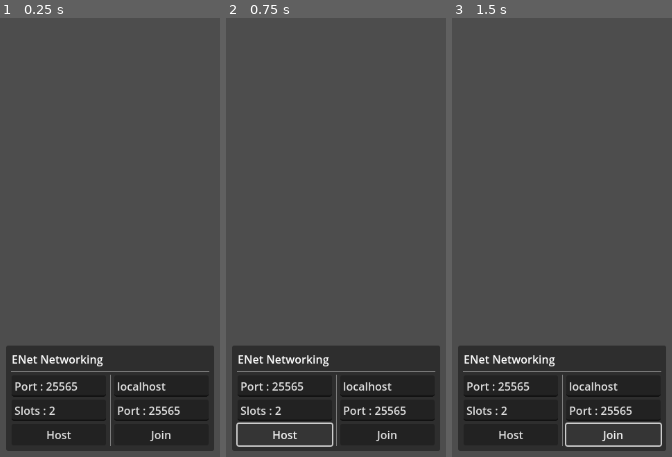
Above: before the commit, frames 1-3 (left to right).
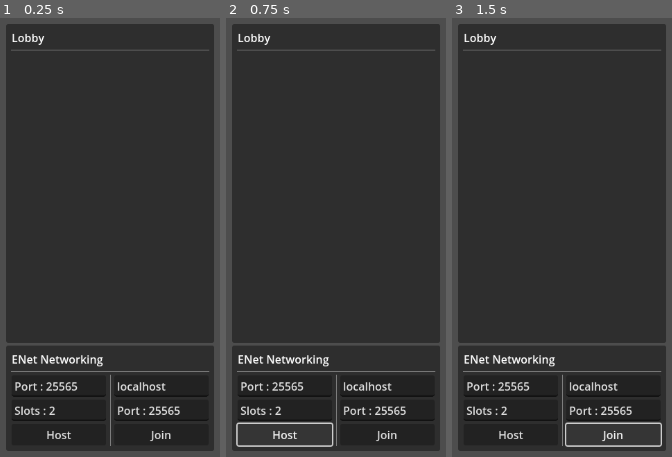
Above: after the commit, the same moments.

Repository: C12-H22-O11/sandbox_study
Game: Godot game, scene res://main.tscn
The game is run twice, just before and just after one commit, with the same random seed, the same clock (stepped at 60 frames per second) and the same inputs.
Inputs:
- Up to frame 1 (0.25 s): no input
- Up to frame 2 (0.75 s): click "Host" at 0.5 s
- Up to frame 3 (1.5 s): click "Join" at 1.25 s

The runs differ from the first frame. In frame 1, 68% of the frame differs, in the area x 2-98%, y 1-75%; in frame 2, 68%; in frame 3, 68%.
Error in both runs: Assertion failed: Could not host ENet lobby (res://autoloads/e_net_network.gd:17)

Commit message:
Added Lobby UI, refactor of lobby signals to simplify propagation

Diff:
--- a/autoloads/e_net_network.gd
+++ b/autoloads/e_net_network.gd
@@ -30,19 +30,19 @@
 #region Signal Functions
 
 func _on_server_created() -> void:
-	Lobby.created.emit()
+	Lobby.initialize()
 
 func _on_connected_to_server() -> void:
 	print("ENetNetwork (%s): Connected to server" % multiplayer.get_unique_id())
-	Lobby.joined.emit()
+	Lobby.initialize()
 
 func _on_peer_connected(peer_id: int) -> void:
 	print("ENetNetwork (%s): peer %s connected" % [multiplayer.get_unique_id(), peer_id])
-	Lobby.register.rpc_id(peer_id, {"id": multiplayer.get_unique_id()})
+	Lobby.member_connected.emit(peer_id)
 
 func _on_peer_disconnected(peer_id: int) -> void:
 	print("ENetNetwork (%s): peer %s disconnected" % [multiplayer.get_unique_id(), peer_id])
-	Lobby.unregister(peer_id)
+	Lobby.member_disconnected.emit(peer_id)
 
 func _on_server_disconnected() -> void:
 	print("ENetNetwork: Server disconnected")
--- a/autoloads/lobby.gd
+++ b/autoloads/lobby.gd
@@ -1,18 +1,30 @@
 extends Node
 
-signal created
-signal joined
+signal initialized
 signal closed
+signal member_connected(member_id: int)
+signal member_disconnected(member_id: int)
 signal member_registered(member_id: int)
 signal member_unregistered(member_id: int)
 
+enum MemberData {
+	NAME,
+}
+
 var member_data: Dictionary = {}
+
+var in_lobby := false
 
 
 func _ready() -> void:
+	member_connected.connect(_on_member_connected)
+	member_disconnected.connect(_on_member_disconnected)
 	member_registered.connect(_on_member_registered)
 	member_unregistered.connect(_on_member_unregistered)
 
+
+func initialize() -> void:
+	initialized.emit()
 
 func close() -> void:
 	member_data = {}
@@ -25,7 +37,7 @@
 
 #region RPCs
 
-@rpc("any_peer", "call_remote")
+@rpc("any_peer", "call_remote", "reliable")
 func register(registration_data: Dictionary) -> void:
 	var sender_id := multiplayer.get_remote_sender_id()
 	member_data[sender_id] = registration_data
@@ -36,6 +48,12 @@
 
 #region Signal Functions
 
+func _on_member_connected(member_id: int) -> void:
+	register.rpc_id(member_id, {"id": multiplayer.get_unique_id()})
+
+func _on_member_disconnected(member_id: int) -> void:
+	unregister(member_id)
+
 func _on_member_registered(member_id: int) -> void:
 	print("Lobby: member %s registered" % member_id)
 
--- a/main.tscn
+++ b/main.tscn
@@ -1,6 +1,7 @@
-[gd_scene load_steps=4 format=3 uid="uid://dn0tmptesmr8c"]
+[gd_scene load_steps=5 format=3 uid="uid://dn0tmptesmr8c"]
 
 [ext_resource type="Script" path="res://scenes/UI/network_ui/network_ui.gd" id="1_315m2"]
+[ext_resource type="Script" path="res://scenes/UI/lobby_ui/lobby_ui.gd" id="1_ss22t"]
 
 [sub_resource type="PlaceholderTexture2D" id="PlaceholderTexture2D_lq2cr"]
 size = Vector2(0, 0)
@@ -30,11 +31,54 @@
 theme_override_constants/margin_right = 16
 theme_override_constants/margin_bottom = 16
 
-[node name="NetworkUI" type="PanelContainer" parent="Menu/MarginContainer" node_paths=PackedStringArray("host_port_spin_box", "slots_spin_box", "host_button", "ip_adress_line_edit", "join_port_spin_box", "join_button")]
+[node name="VBoxContainer" type="VBoxContainer" parent="Menu/MarginContainer"]
+layout_mode = 2
+size_flags_horizontal = 0
+alignment = 2
+
+[node name="LobbyUI" type="PanelContainer" parent="Menu/MarginContainer/VBoxContainer"]
 custom_minimum_size = Vector2(300, 0)
 layout_mode = 2
-size_flags_horizontal = 0
-size_flags_vertical = 8
+size_flags_vertical = 3
+
+[node name="MarginContainer" type="MarginContainer" parent="Menu/MarginContainer/VBoxContainer/LobbyUI"]
+layout_mode = 2
+theme_override_constants/margin_left = 8
+theme_override_constants/margin_top = 8
+theme_override_constants/margin_right = 8
+theme_override_constants/margin_bottom = 8
+
+[node name="VBoxContainer" type="VBoxContainer" parent="Menu/MarginContainer/VBoxContainer/LobbyUI/MarginContainer"]
+layout_mode = 2
+
+[node name="Label" type="Label" parent="Menu/MarginContainer/VBoxContainer/LobbyUI/MarginContainer/VBoxContainer"]
+layout_mode = 2
+text = "Lobby"
+
+[node name="HSeparator" type="HSeparator" parent="Menu/MarginContainer/VBoxContainer/LobbyUI/MarginContainer/VBoxContainer"]
+layout_mode = 2
+
+[node name="ScrollContainer" type="ScrollContainer" parent="Menu/MarginContainer/VBoxContainer/LobbyUI/MarginContainer/VBoxContainer"]
+layout_mode = 2
+size_flags_vertical = 3
+
+[node name="MarginContainer" type="MarginContainer" parent="Menu/MarginContainer/VBoxContainer/LobbyUI/MarginContainer/VBoxContainer/ScrollContainer"]
+layout_mode = 2
+size_flags_horizontal = 3
+size_flags_vertical = 3
+theme_override_constants/margin_left = 4
+theme_override_constants/margin_top = 4
+theme_override_constants/margin_right = 4
+theme_override_constants/margin_bottom = 4
+
+[node name="VBoxContainer" type="VBoxContainer" parent="Menu/MarginContainer/VBoxContainer/LobbyUI/MarginContainer/VBoxContainer/ScrollContainer/MarginContainer" node_paths=PackedStringArray("member_container")]
+layout_mode = 2
+script = ExtResource("1_ss22t")
+member_container = NodePath(".")
+
+[node name="NetworkUI" type="PanelContainer" parent="Menu/MarginContainer/VBoxContainer" node_paths=PackedStringArray("host_port_spin_box", "slots_spin_box", "host_button", "ip_adress_line_edit", "join_port_spin_box", "join_button")]
+custom_minimum_size = Vector2(300, 0)
+layout_mode = 2
 script = ExtResource("1_315m2")
 host_port_spin_box = NodePath("MarginContainer/VBoxContainer/VBoxContainer/HBoxContainer/Host/PortSpinBox")
 slots_spin_box = NodePath("MarginContainer/VBoxContainer/VBoxContainer/HBoxContainer/Host/SlotsSpinBox")
@@ -43,44 +87,44 @@
 join_port_spin_box = NodePath("MarginContainer/VBoxContainer/VBoxContainer/HBoxContainer/Join/PortSpinBox")
 join_button = NodePath("MarginContainer/VBoxContainer/VBoxContainer/HBoxContainer/Join/JoinButton")
 
-[node name="MarginContainer" type="MarginContainer" parent="Menu/MarginContainer/NetworkUI"]
+[node name="MarginContainer" type="MarginContainer" parent="Menu/MarginContainer/VBoxContainer/NetworkUI"]
 layout_mode = 2
 theme_override_constants/margin_left = 8
 theme_override_constants/margin_top = 8
 theme_override_constants/margin_right = 8
 theme_override_constants/margin_bottom = 8
 
-[node name="VBoxContainer" type="VBoxContainer" parent="Menu/MarginContainer/NetworkUI/MarginContainer"]
+[node name="VBoxContainer" type="VBoxContainer" parent="Menu/MarginContainer/VBoxContainer/NetworkUI/MarginContainer"]
 layout_mode = 2
 
-[node name="VBoxContainer" type="VBoxContainer" parent="Menu/MarginContainer/NetworkUI/MarginContainer/VBoxContainer"]
+[node name="VBoxContainer" type="VBoxContainer" parent="Menu/MarginContainer/VBoxContainer/NetworkUI/MarginContainer/VBoxContainer"]
 layout_mode = 2
 
-[node name="IPLabel" type="Label" parent="Menu/MarginContainer/NetworkUI/MarginContainer/VBoxContainer/VBoxContainer"]
+[node name="IPLabel" type="Label" parent="Menu/MarginContainer/VBoxContainer/NetworkUI/MarginContainer/VBoxContainer/VBoxContainer"]
 layout_mode = 2
 size_flags_horizontal = 3
 size_flags_vertical = 1
 text = "ENet Networking"
 vertical_alignment = 1
 
-[node name="HSeparator" type="HSeparator" parent="Menu/MarginContainer/NetworkUI/MarginContainer/VBoxContainer/VBoxContainer"]
+[node name="HSeparator" type="HSeparator" parent="Menu/MarginContainer/VBoxContainer/NetworkUI/MarginContainer/VBoxContainer/VBoxContainer"]
 layout_mode = 2
 
-[node name="HBoxContainer" type="HBoxContainer" parent="Menu/MarginContainer/NetworkUI/MarginContainer/VBoxContainer/VBoxContainer"]
+[node name="HBoxContainer" type="HBoxContainer" parent="Menu/MarginContainer/VBoxContainer/NetworkUI/MarginContainer/VBoxContainer/VBoxContainer"]
 layout_mode = 2
 
-[node name="Host" type="VBoxContainer" parent="Menu/MarginContainer/NetworkUI/MarginContainer/VBoxContainer/VBoxContainer/HBoxContainer"]
+[node name="Host" type="VBoxContainer" parent="Menu/MarginContainer/VBoxContainer/NetworkUI/MarginContainer/VBoxContainer/VBoxContainer/HBoxContainer"]
 layout_mode = 2
 size_flags_horizontal = 3
 
-[node name="PortSpinBox" type="SpinBox" parent="Menu/MarginContainer/NetworkUI/MarginContainer/VBoxContainer/VBoxContainer/HBoxContainer/Host"]
+[node name="PortSpinBox" type="SpinBox" parent="Menu/MarginContainer/VBoxContainer/NetworkUI/MarginContainer/VBoxContainer/VBoxContainer/HBoxContainer/Host"]
 layout_mode = 2
 theme_override_icons/updown = SubResource("PlaceholderTexture2D_lq2cr")
 max_value = 65653.0
 value = 25565.0
 prefix = "Port :"
 
-[node name="SlotsSpinBox" type="SpinBox" parent="Menu/MarginContainer/NetworkUI/MarginContainer/VBoxContainer/VBoxContainer/HBoxContainer/Host"]
+[node name="SlotsSpinBox" type="SpinBox" parent="Menu/MarginContainer/VBoxContainer/NetworkUI/MarginContainer/VBoxContainer/VBoxContainer/HBoxContainer/Host"]
 layout_mode = 2
 theme_override_icons/updown = SubResource("PlaceholderTexture2D_0q1wm")
 min_value = 2.0
@@ -88,30 +132,30 @@
 value = 2.0
 prefix = "Slots :"
 
-[node name="HostButton" type="Button" parent="Menu/MarginContainer/NetworkUI/MarginContainer/VBoxContainer/VBoxContainer/HBoxContainer/Host"]
+[node name="HostButton" type="Button" parent="Menu/MarginContainer/VBoxContainer/NetworkUI/MarginContainer/VBoxContainer/VBoxContainer/HBoxContainer/Host"]
 layout_mode = 2
 text = "Host"
 
-[node name="VSeparator" type="VSeparator" parent="Menu/MarginContainer/NetworkUI/MarginContainer/VBoxContainer/VBoxContainer/HBoxContainer"]
+[node name="VSeparator" type="VSeparator" parent="Menu/MarginContainer/VBoxContainer/NetworkUI/MarginContainer/VBoxContainer/VBoxContainer/HBoxContainer"]
 layout_mode = 2
 
-[node name="Join" type="VBoxContainer" parent="Menu/MarginContainer/NetworkUI/MarginContainer/VBoxContainer/VBoxContainer/HBoxContainer"]
+[node name="Join" type="VBoxContainer" parent="Menu/MarginContainer/VBoxContainer/NetworkUI/MarginContainer/VBoxContainer/VBoxContainer/HBoxContainer"]
 layout_mode = 2
 size_flags_horizontal = 3
 
-[node name="IPLineEdit" type="LineEdit" parent="Menu/MarginContainer/NetworkUI/MarginContainer/VBoxContainer/VBoxContainer/HBoxContainer/Join"]
+[node name="IPLineEdit" type="LineEdit" parent="Menu/MarginContainer/VBoxContainer/NetworkUI/MarginContainer/VBoxContainer/VBoxContainer/HBoxContainer/Join"]
 layout_mode = 2
 size_flags_horizontal = 3
 text = "localhost"
 placeholder_text = "IP Address"
 
-[node name="PortSpinBox" type="SpinBox" parent="Menu/MarginContainer/NetworkUI/MarginContainer/VBoxContainer/VBoxContainer/HBoxContainer/Join"]
+[node name="PortSpinBox" type="SpinBox" parent="Menu/MarginContainer/VBoxContainer/NetworkUI/MarginContainer/VBoxContainer/VBoxContainer/HBoxContainer/Join"]
 layout_mode = 2
 theme_override_icons/updown = SubResource("PlaceholderTexture2D_lq2cr")
 max_value = 65653.0
 value = 25565.0
 prefix = "Port :"
 
-[node name="JoinButton" type="Button" parent="Menu/MarginContainer/NetworkUI/MarginContainer/VBoxContainer/VBoxContainer/HBoxContainer/Join"]
+[node name="JoinButton" type="Button" parent="Menu/MarginContainer/VBoxContainer/NetworkUI/MarginContainer/VBoxContainer/VBoxContainer/HBoxContainer/Join"]
 layout_mode = 2
 text = "Join"
--- /dev/null
+++ b/scenes/UI/lobby_ui/lobby_ui.gd
@@ -0,0 +1,47 @@
+extends VBoxContainer
+
+@export var member_container: Container
+
+
+func _ready() -> void:
+	Lobby.initialized.connect(_on_lobby_initialized)
+	Lobby.closed.connect(_on_lobby_closed)
+	Lobby.member_registered.connect(_on_member_registered)
+	Lobby.member_unregistered.connect(_on_member_unregistered)
+
+
+func fill() -> void:
+	add_member(multiplayer.get_unique_id())
+	for member_id in Lobby.member_data:
+		pass
+
+func clear() -> void:
+	for child in member_container.get_children():
+		member_container.remove_child(child)
+		child.queue_free()
+
+
+func add_member(member_id: int) -> void:
+	var member_label := Label.new()
+	member_label.text = "%s" % member_id
+	member_container.add_child(member_label)
+
+func remove_member(member_id: int) -> void:
+	pass
+
+
+#region Signal Functions
+
+func _on_lobby_initialized() -> void:
+	fill()
+
+func _on_lobby_closed() -> void:
+	clear()
+
+func _on_member_registered(member_id: int) -> void:
+	add_member(member_id)
+
+func _on_member_unregistered(member_id: int) -> void:
+	remove_member(member_id)
+
+#endregion
--- a/scenes/UI/network_ui/network_ui.gd
+++ b/scenes/UI/network_ui/network_ui.gd
@@ -11,8 +11,7 @@
 
 
 func _ready() -> void:
-	Lobby.created.connect(_on_lobby_created)
-	Lobby.joined.connect(_on_lobby_joined)
+	Lobby.initialized.connect(_on_lobby_initialized)
 	Lobby.closed.connect(_on_lobby_closed)
 	host_button.pressed.connect(_on_host_pressed)
 	join_button.pressed.connect(_on_join_pressed)
@@ -20,10 +19,7 @@
 
 #region Signal Functions
 
-func _on_lobby_created() -> void:
-	hide()
-
-func _on_lobby_joined() -> void:
+func _on_lobby_initialized() -> void:
 	hide()
 
 func _on_lobby_closed() -> void:
